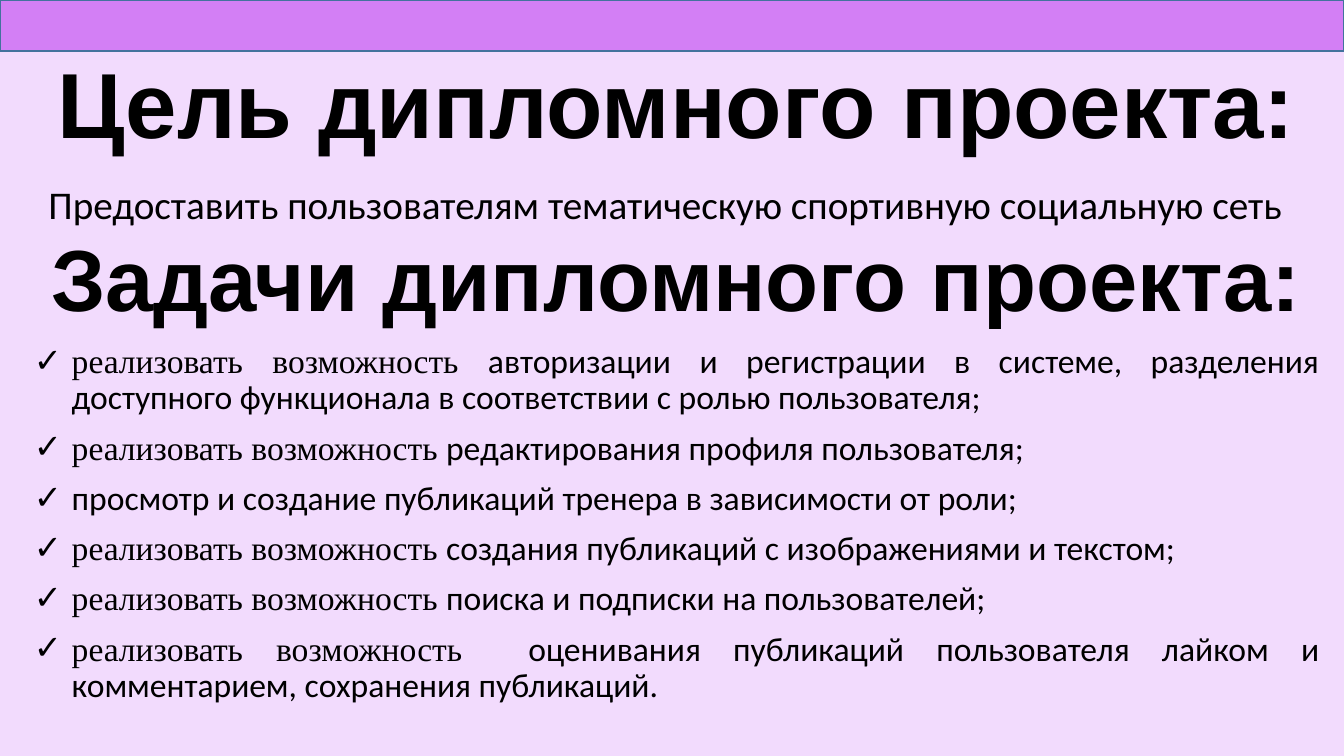
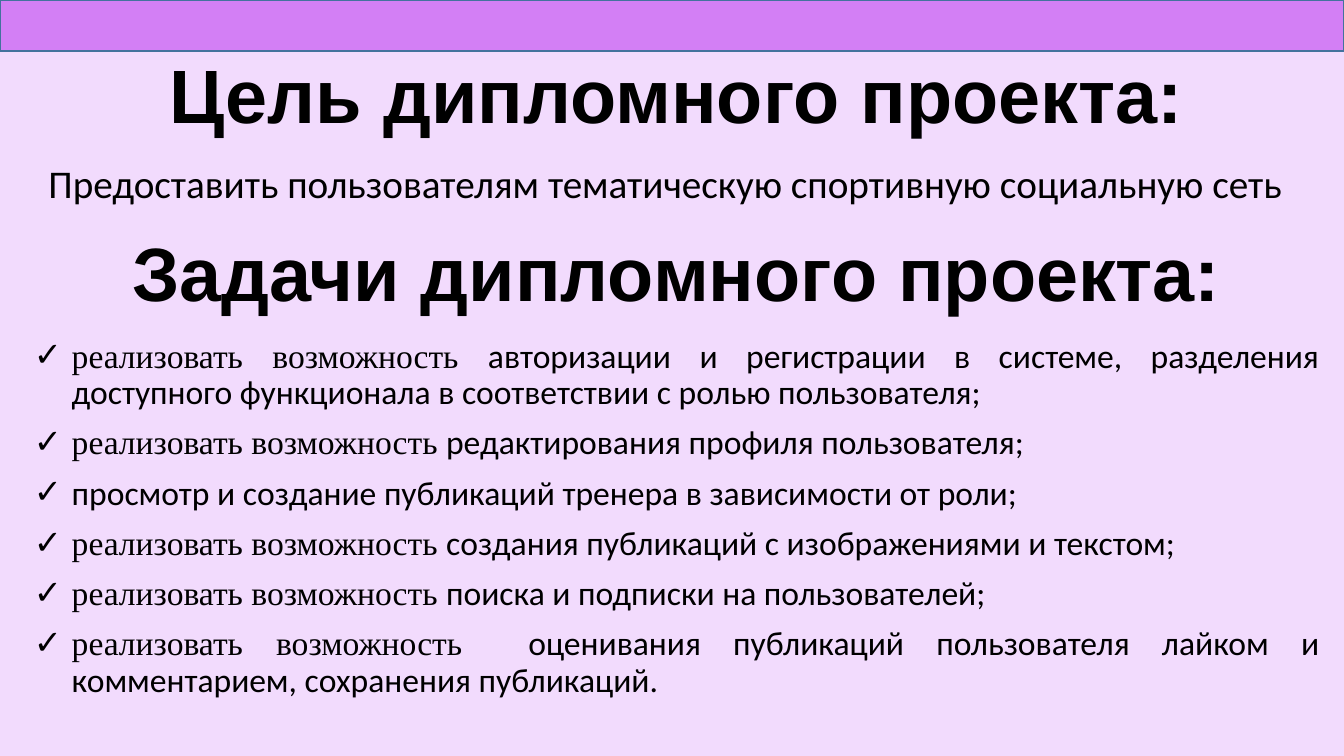
Before and after one commit to YanPershay/SportHub, a slide deck: slide 4 of SportHub docs/Presentation_SportHub.pptx. Drawn at 1344x756 pixels with LibreOffice and Linux fonts; fonts in the diff are those of the drawing. Boxes give left, top, right and bottom in pixels: in the first picture for what was removed or moved away, otherwise in the second. Text is boxed around its words. In the diff, an @@ line names an element or a change of style, - is before the commit and + after.

```diff
--- a/SportHub docs/Presentation_SportHub.pptx
+++ b/SportHub docs/Presentation_SportHub.pptx
@@ title "Цель дипломного проекта:" at (170,71,1183,138): size 66 to 54 pt @@
@@ subtitle "Предоставить пользователям тематическую спортивную социальну ...": place and size @@
-subtitle "Предоставить пользователям тематическую спортивную социальну ..." at (48,194,1281,226)
+subtitle "Предоставить пользователям тематическую спортивную социальну ..." at (48,173,1281,205)
@@ text "Задачи дипломного проекта:" at (132,248,1220,315): size 62 to 54 pt @@
@@ text "реализовать возможность авторизации и регистрации ...": place and size @@
-text "реализовать возможность авторизации и регистрации ..." at (72,356,1319,703)
+text "реализовать возможность авторизации и регистрации ..." at (72,351,1319,698)
```
Also in this commit, not shown: 4 other slides changed, 3 other files.
